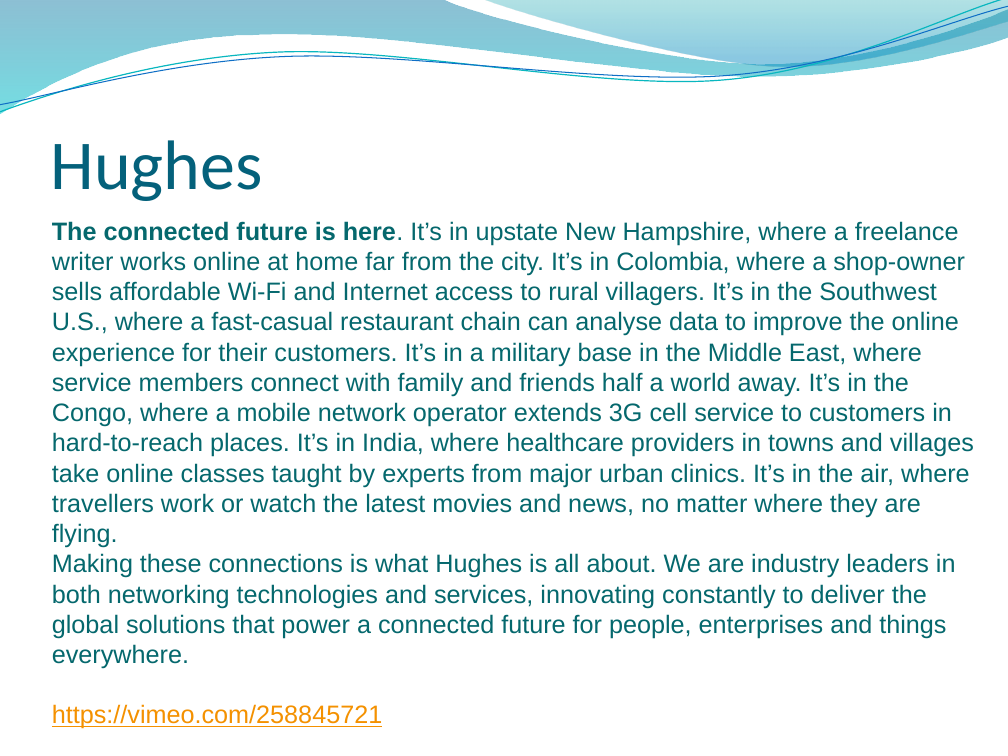
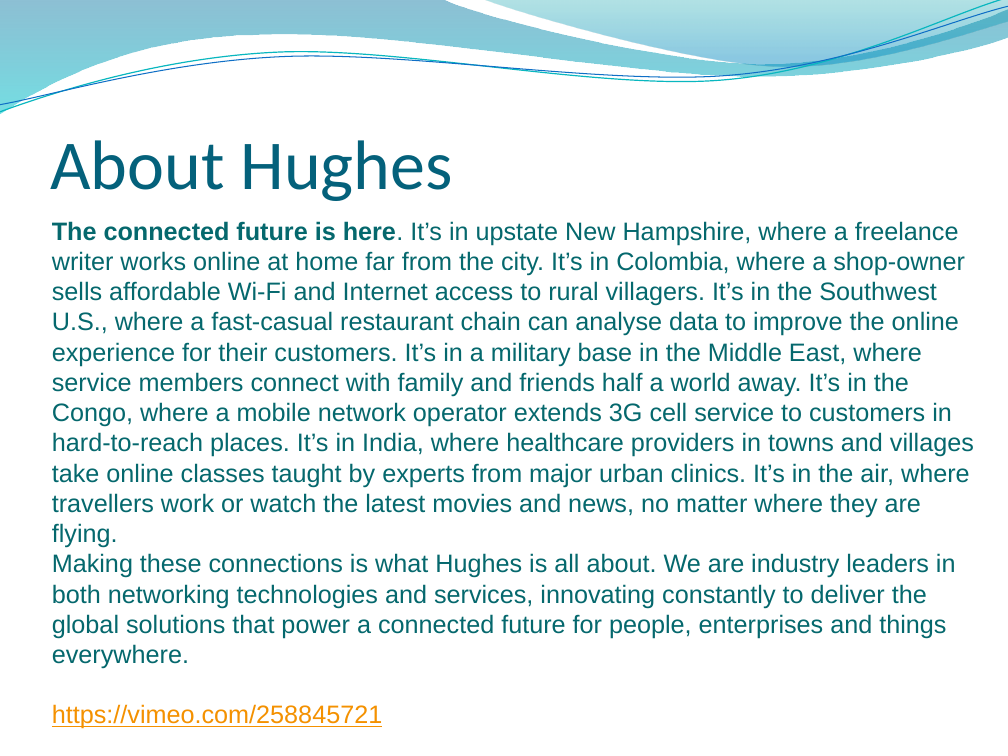
Before and after one commit to yashikadhingra/network-autimation, a slide deck: slide 2 of network_automation.pptx. Drawn at 1008x756 pixels with LibreOffice and Linux fonts; fonts in the diff are those of the drawing; background and template pictures are left out. Boxes give left, top, right and bottom in pixels: in the first picture for what was removed or moved away, otherwise in the second. Text is boxed around its words. In the diff, an @@ line names an element or a change of style, - is before the commit and + after.

```diff
--- a/network_automation.pptx
+++ b/network_automation.pptx
@@ title at <box>50,140,452,201</box>: text changed @@
-Hughes
+About Hughes
```
Also in this commit, not shown: 1 other slide changed, 5 slides added, 2 slides removed.
